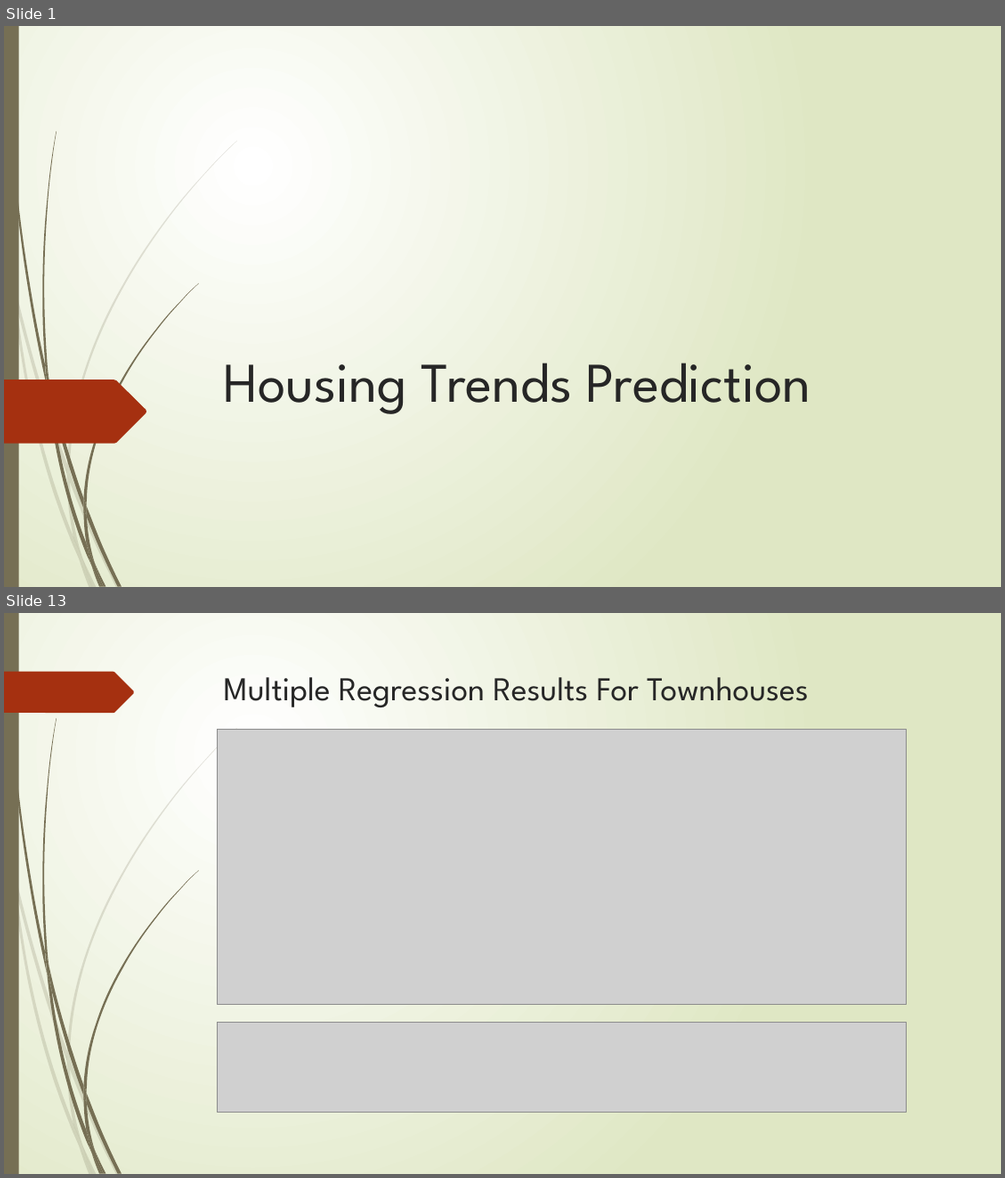
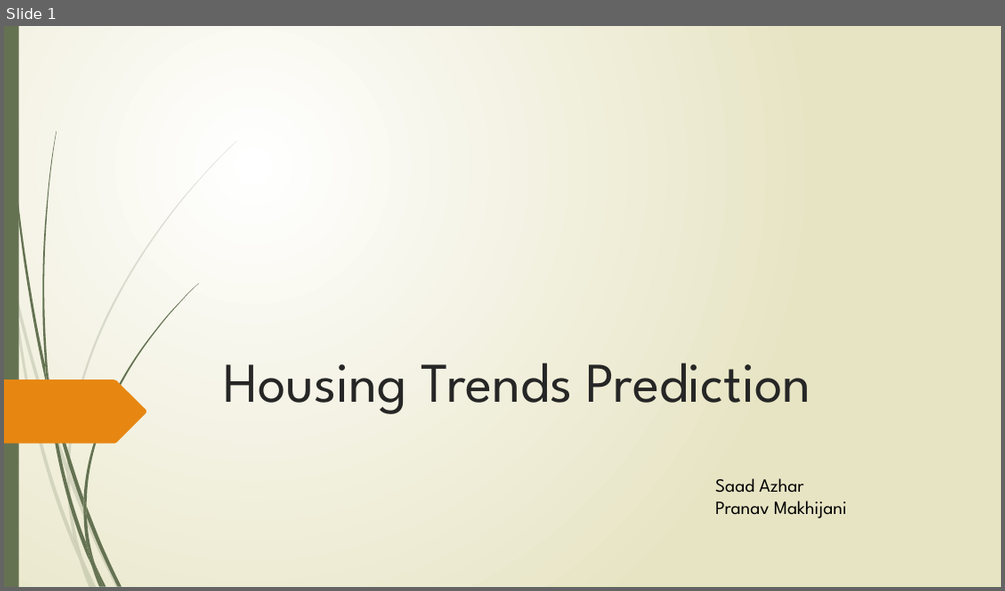
Before and after one commit to saadazhar1/Housing-Trends-Price-Prediction, a slide deck: Housing Trends Prediction.pptx. Shown one above the other, each under a label of ours: slides 1 and 13 before the commit, slide 1 after it; the slides between them are not shown. The pictures are 1005x1178 and 1005x591 pixels, drawn with LibreOffice and Linux fonts; fonts in the diff are those of the drawing; grey boxes stand for pictures. Boxes give left, top, right and bottom in pixels: in the first picture for what was removed or moved away, otherwise in the second. Text is boxed around its words. In the diff, an @@ line names an element or a change of style, - is before the commit and + after.

```diff
--- a/Housing Trends Prediction.pptx
+++ b/Housing Trends Prediction.pptx
@@ slide 13 removed at (4, 613, 1001, 1174), background gradient #FFFFFF to #DFE8C4; not listed: 23 template elements that a slide beside it also shows @@
@@ freeform shape removed at (4, 672, 134, 713) @@
@@ title removed at (224, 677, 809, 707) @@
-Multiple Regression Results For Townhouses
@@ picture removed at (217, 729, 906, 1005) @@
@@ picture removed at (217, 1022, 906, 1112) @@
@@ slide 1 changed as well @@
@@ background gradient #FFFFFF to #DFE8C4 to gradient #FFFFFF to #E8E6C4 @@
@@ freeform shape at (7, 26, 47, 386): fill #766F54 to #647252; outline redrawn @@
@@ fill #766F54 to #647252 in 12 elements at (48, 379, 83, 508), (86, 506, 121, 586), (47, 383, 91, 566), (96, 564, 106, 587), (45, 362, 52, 403), (83, 283, 198, 506), (91, 566, 101, 587), (83, 508, 95, 564), (83, 498, 86, 516), (86, 543, 104, 586), (4, 26, 19, 587), (42, 131, 57, 379) @@
@@ freeform shape at (4, 379, 146, 443): fill #A53010 to #E78712 @@
@@ text added at (715, 478, 847, 518), 18 pt, text #000000 @@
+Saad Azhar
+Pranav Makhijani
@@ fill #766F54 at 20% opacity to #647252 at 20% opacity in 10 elements at (4, 237, 12, 288), (15, 284, 67, 474), (70, 472, 120, 587), (82, 557, 97, 587), (12, 288, 80, 560), (67, 474, 82, 557), (67, 141, 237, 472), (80, 560, 93, 587), (67, 464, 70, 483), (73, 537, 93, 587) @@
```
Also in this commit, not shown: 21 slides added, 20 other slides removed, 4 other files.
